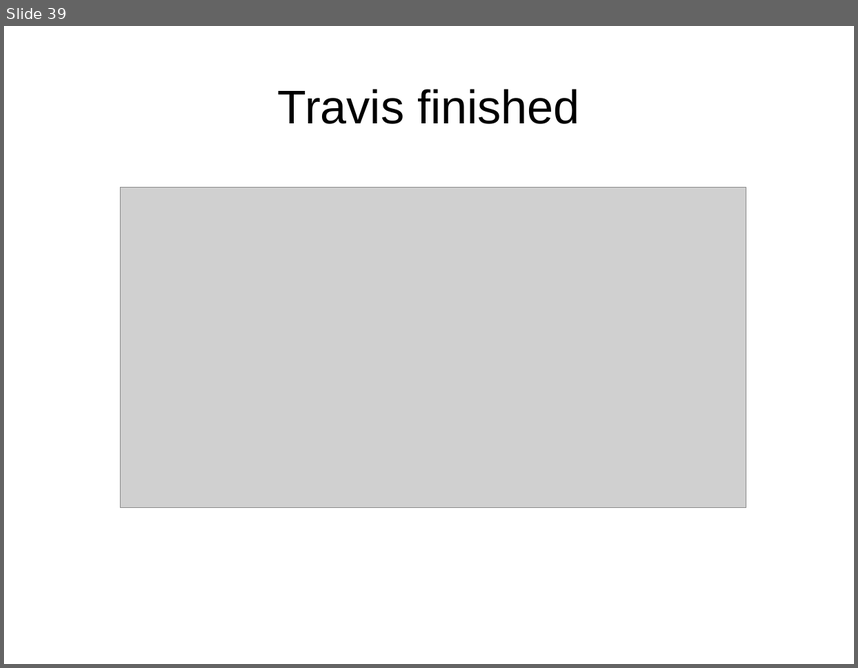
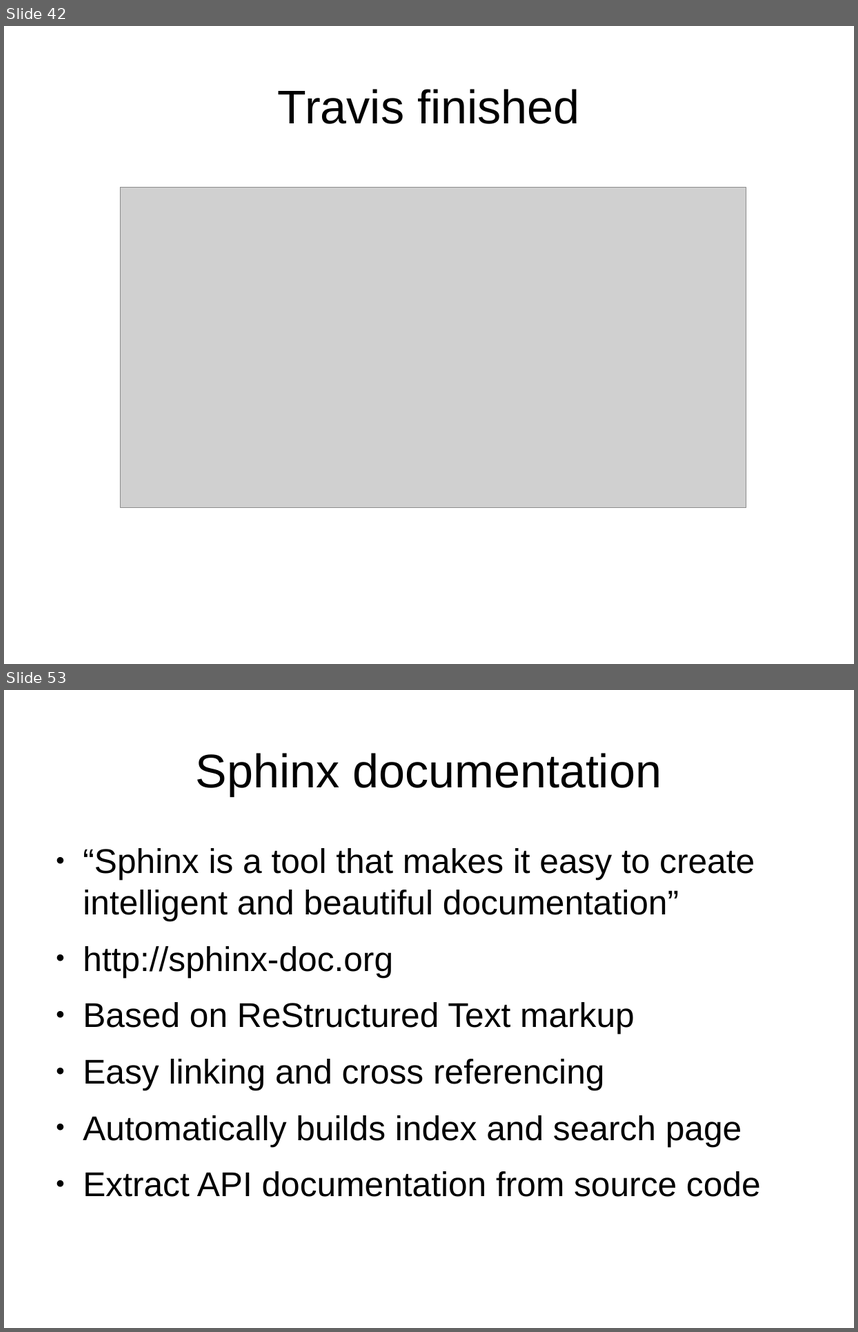
Before and after one commit to roskakori/talks, a slide deck: pygraz/opensourceprojects/Open source projects with Python.odp. Shown one above the other, each under a label of ours: slide 39 before the commit, slides 42 and 53 after it; the slides between them are not shown. The pictures are 858x668 and 858x1332 pixels, drawn with LibreOffice and Linux fonts; fonts in the diff are those of the drawing; grey boxes stand for pictures. Boxes give left, top, right and bottom in pixels: in the first picture for what was removed or moved away, otherwise in the second. Text is boxed around its words. In the diff, an @@ line names an element or a change of style, - is before the commit and + after.

Commit message:
Added slides about static checks and documentation.

```diff
--- a/pygraz/opensourceprojects/Open source projects with Python.odp
+++ b/pygraz/opensourceprojects/Open source projects with Python.odp
@@ slide 53 added at <box>4,690,854,1328</box>, background #FFFFFF @@
@@ title added at <box>196,753,662,796</box>, 44 pt, text #000000 @@
+Sphinx documentation
@@ text added at <box>83,848,761,1196</box>, 32 pt, text #000000 @@
+● “Sphinx is a tool that makes it easy to create intelligent and beautiful documentation”
+● http://sphinx-doc.org
+● Based on ReStructured Text markup
+● Easy linking and cross referencing
+● Automatically builds index and search page
+● Extract API documentation from source code
@@ what was slide 39 is now slide 42 @@
```
Also in this commit, not shown: 1 slide changed, 16 other slides added.
